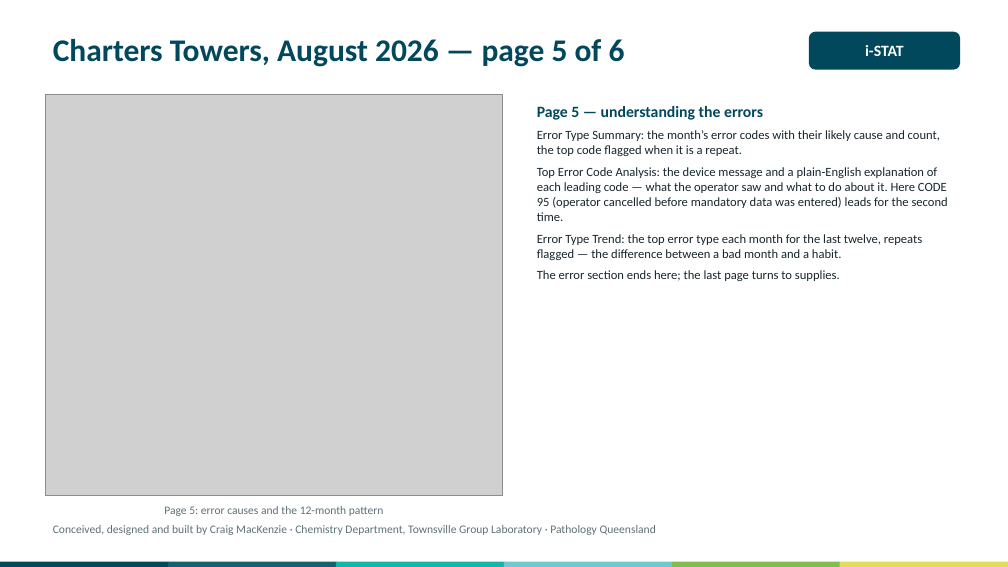
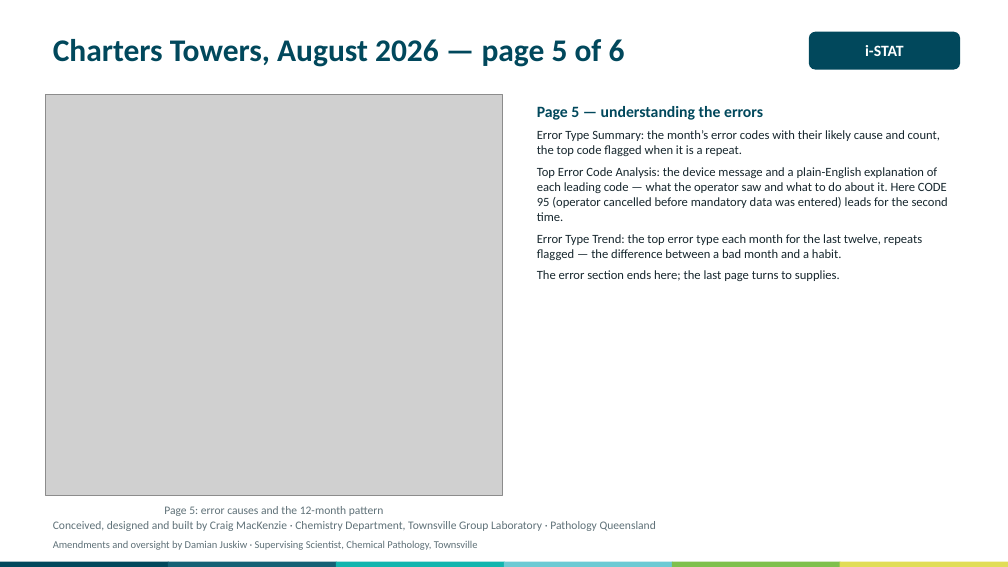
Before and after one commit to swornsealed/Report-app, a slide deck: slide 6 of PQ_Report_Generator_Overview_for_Managers_iSTAT.pptx. Drawn at 1008x567 pixels with LibreOffice and Linux fonts; fonts in the diff are those of the drawing; grey boxes stand for pictures. Boxes give left, top, right and bottom in pixels: in the first picture for what was removed or moved away, otherwise in the second. Text is boxed around its words. In the diff, an @@ line names an element or a change of style, - is before the commit and + after.

```diff
--- a/PQ_Report_Generator_Overview_for_Managers_iSTAT.pptx
+++ b/PQ_Report_Generator_Overview_for_Managers_iSTAT.pptx
@@ text at (53, 540, 478, 550): paragraph added @@
+Amendments and oversight by Damian Juskiw · Supervising Scientist, Chemical Pathology, Townsville
```
Also in this commit, not shown: 10 other slides changed, 1 slide added, 20 other files.
